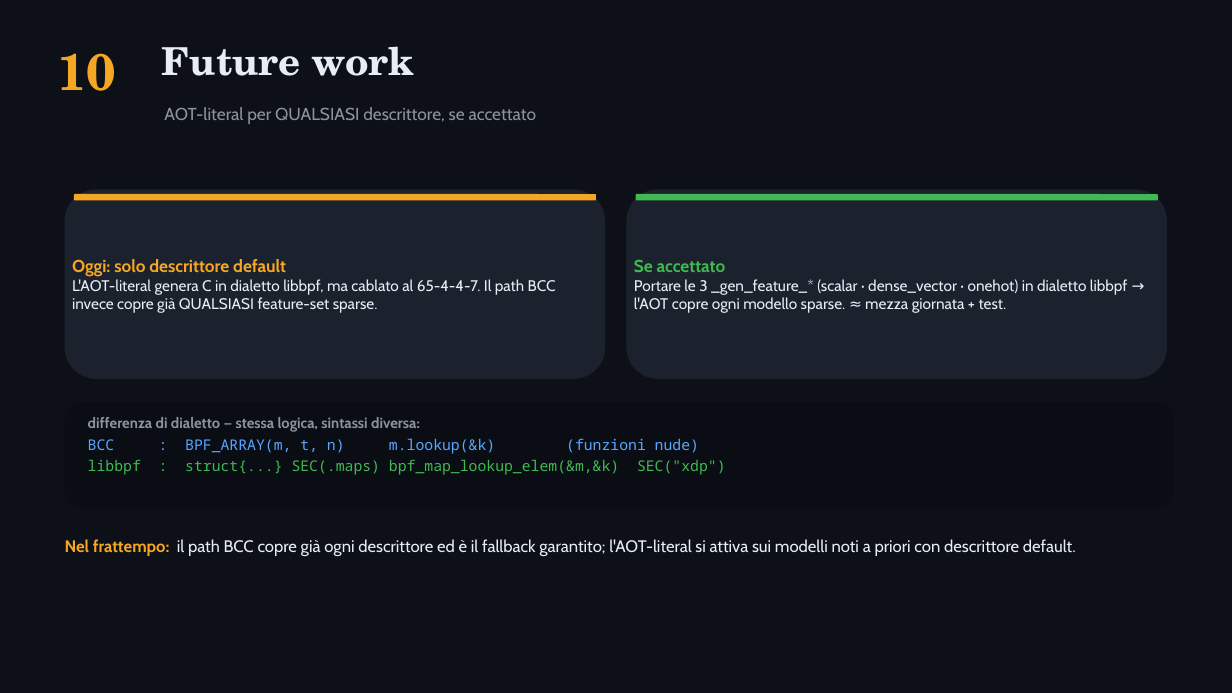
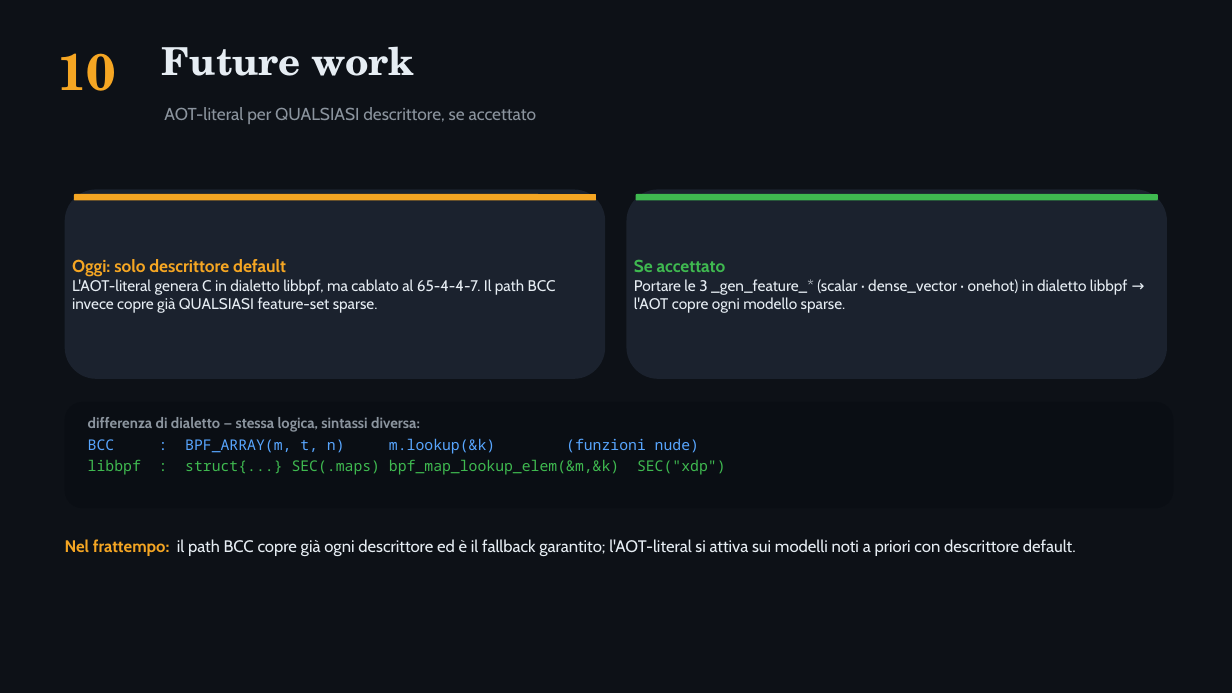
Before and after one commit to ettore-cantile/ipa_lab, a slide deck: slide 11 of docs/IPA_hardcoded_IV_ricompilazione.pptx. Drawn at 1232x693 pixels with LibreOffice and Linux fonts; fonts in the diff are those of the drawing. Boxes give left, top, right and bottom in pixels: in the first picture for what was removed or moved away, otherwise in the second. Text is boxed around its words. In the diff, an @@ line names an element or a change of style, - is before the commit and + after.

```diff
--- a/docs/IPA_hardcoded_IV_ricompilazione.pptx
+++ b/docs/IPA_hardcoded_IV_ricompilazione.pptx
@@ text at bbox=[634, 279, 1128, 313]: text changed @@
-Portare le 3 _gen_feature_* (scalar · dense_vector · onehot) in dialetto libbpf → l'AOT copre ogni modello sparse. ≈ mezza giornata + test.
+Portare le 3 _gen_feature_* (scalar · dense_vector · onehot) in dialetto libbpf → l'AOT copre ogni modello sparse.
```
Also in this commit, not shown: 4 other slides changed, 6 other files.
